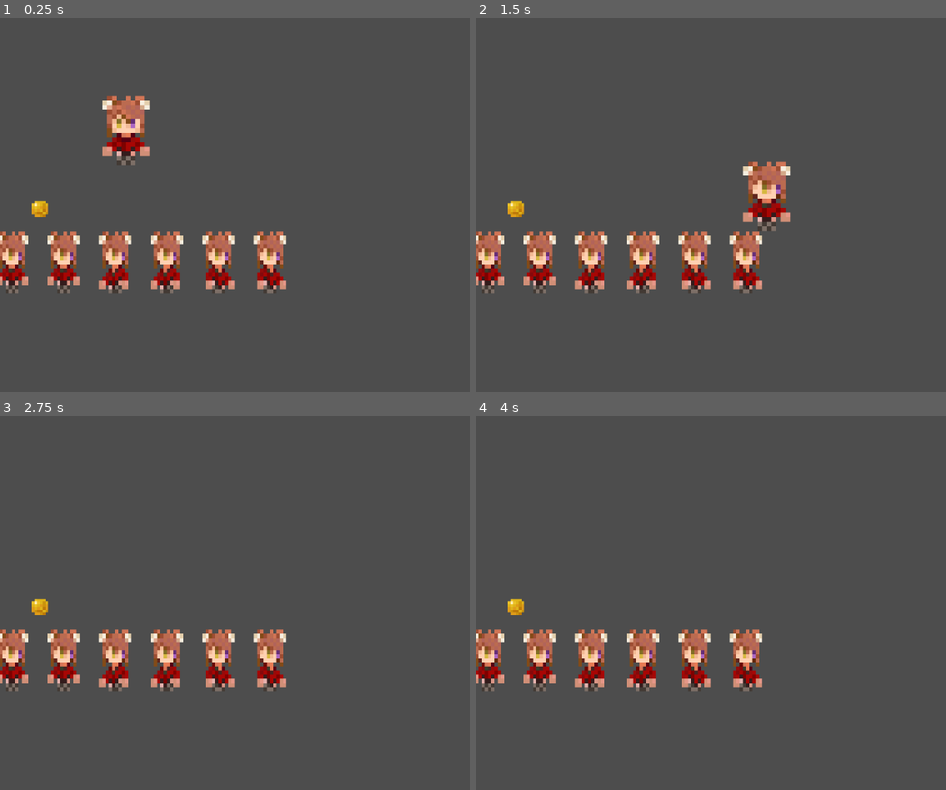
Above: before the commit, frames 1-4 (two rows, left to right).
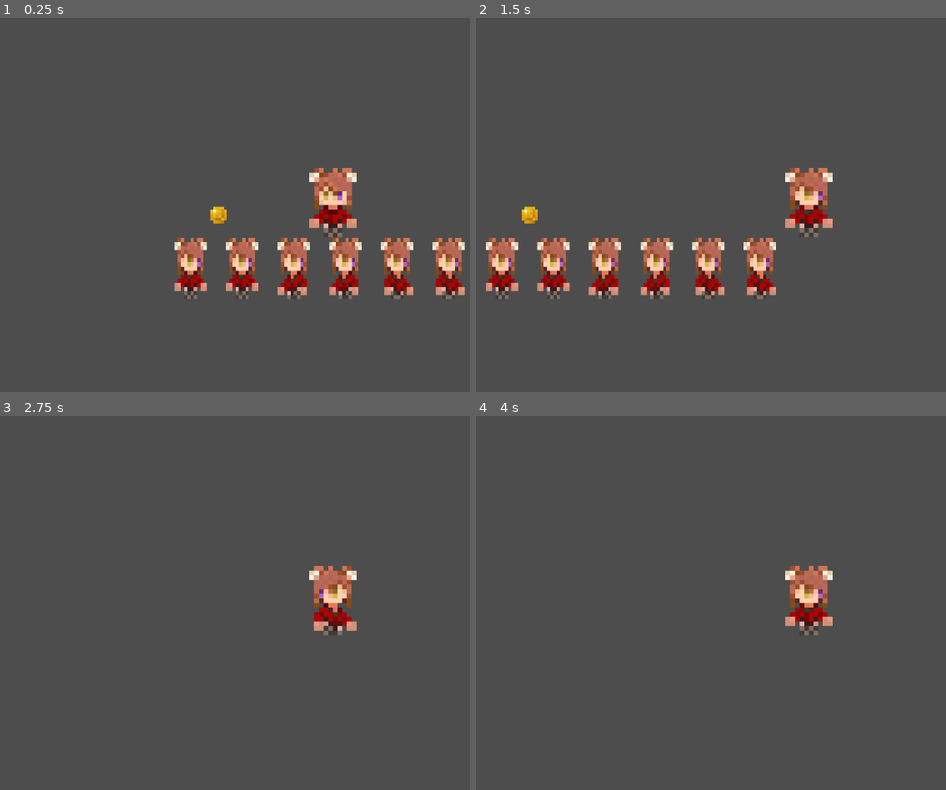
Above: after the commit, the same moments.

Repository: RomSTil/godot_platformer
Game: Godot game, scene res://Scenes/Main.tscn
The game is run twice, just before and just after one commit, with the same random seed, the same clock (stepped at 60 frames per second) and the same inputs.
Inputs:
- Up to frame 1 (0.25 s): no input
- Up to frame 2 (1.5 s): hold D (right) from 0.53 s (still down); tap Space (space) at 0.6, 1.35 s
- Up to frame 3 (2.75 s): release D (right) at 2.03 s; hold A (left) from 2.03 s (still down); tap Space (space) at 2.1 s
- Up to frame 4 (4 s): release A (left) at 2.78 s; hold D (right) from 2.78 s (still down); tap Space (space) at 2.85, 3.6 s

The runs differ from the first frame. In frame 1, 13% of the frame differs, in the area x 0-99%, y 20-76%; in frame 2, 11%; in frame 3, 6.6%; in frame 4, 6.6%.

Commit message:
закрпил камеру за игроком

Diff:
--- a/Scenes/Main.tscn
+++ b/Scenes/Main.tscn
@@ -10,7 +10,12 @@
 [node name="Main" type="Node2D"]
 
 [node name="Player" parent="." instance=ExtResource("1_aod3o")]
-position = Vector2(207, 128)
+position = Vector2(256, 269)
+
+[node name="Camera2D" type="Camera2D" parent="Player"]
+position = Vector2(5.5, 21)
+scale = Vector2(0.5, 0.5)
+process_callback = 0
 
 [node name="StaticBody2D" type="StaticBody2D" parent="."]
 
